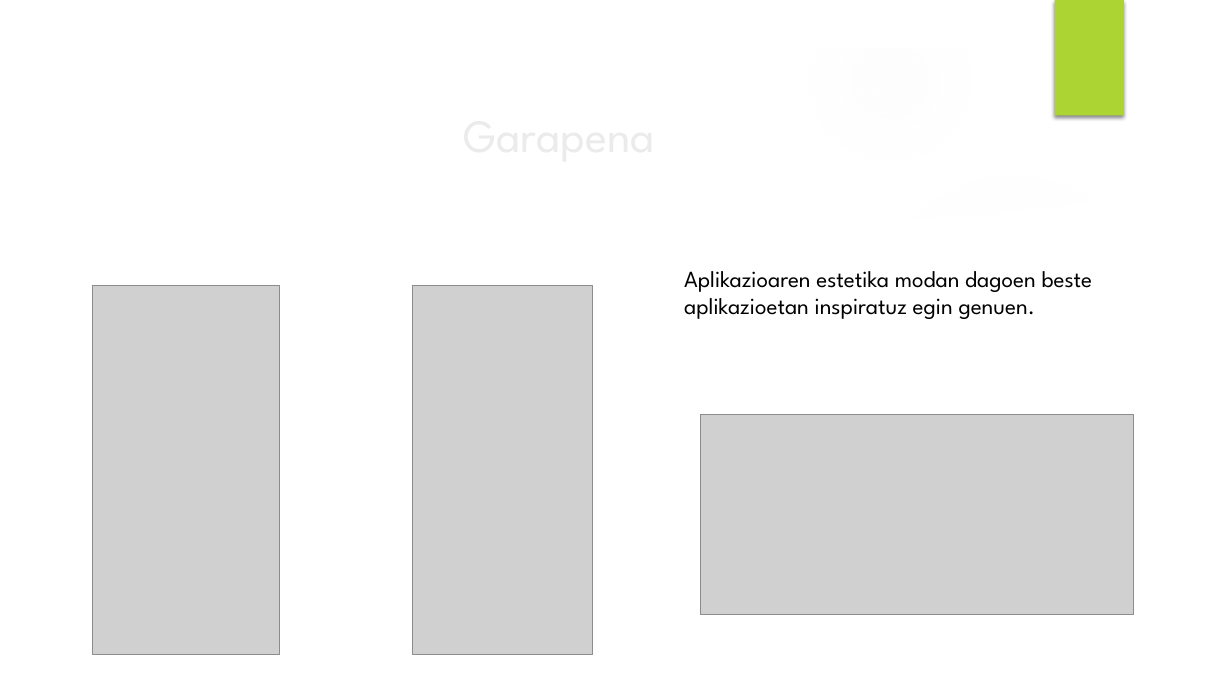
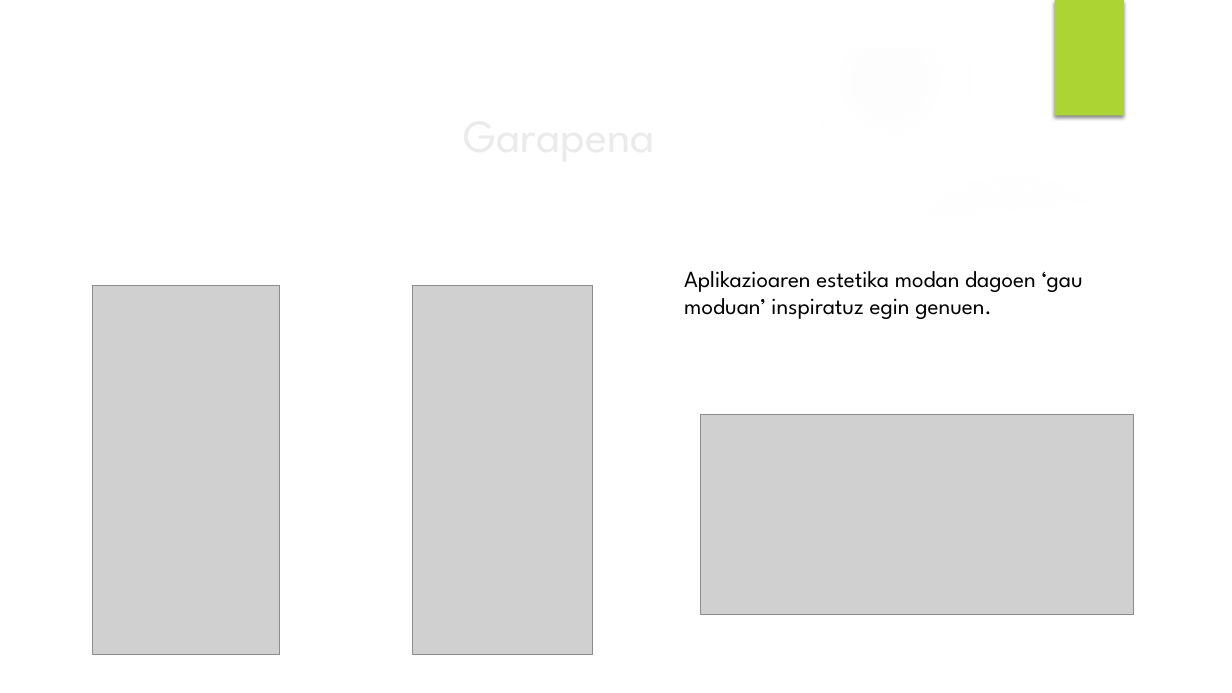
Before and after one commit to Iza666/EguneanBehin, a slide deck: slide 7 of Brain Pain powerpoint.pptx. Drawn at 1232x693 pixels with LibreOffice and Linux fonts; fonts in the diff are those of the drawing; grey boxes stand for pictures; background and template pictures are left out. Boxes give left, top, right and bottom in pixels: in the first picture for what was removed or moved away, otherwise in the second. Text is boxed around its words. In the diff, an @@ line names an element or a change of style, - is before the commit and + after.

```diff
--- a/Brain Pain powerpoint.pptx
+++ b/Brain Pain powerpoint.pptx
@@ text at bbox=[684, 271, 1083, 319]: text changed @@
-Aplikazioaren estetika modan dagoen beste aplikazioetan inspiratuz egin genuen.
+Aplikazioaren estetika modan dagoen ‘gau moduan’ inspiratuz egin genuen.
```
Also in this commit, not shown: 9 other slides changed, 2 slides added, 1 slide removed, 1 other file.
